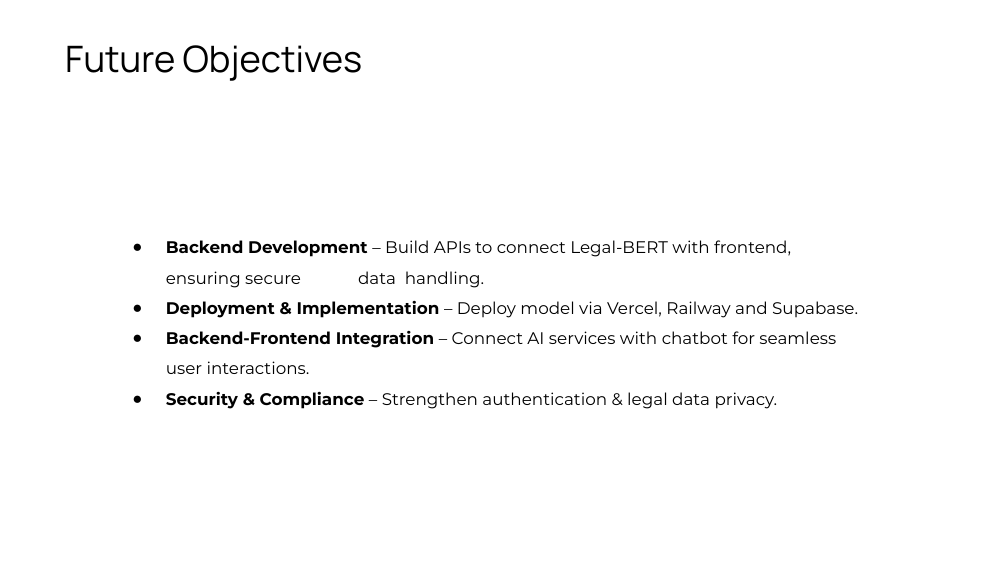
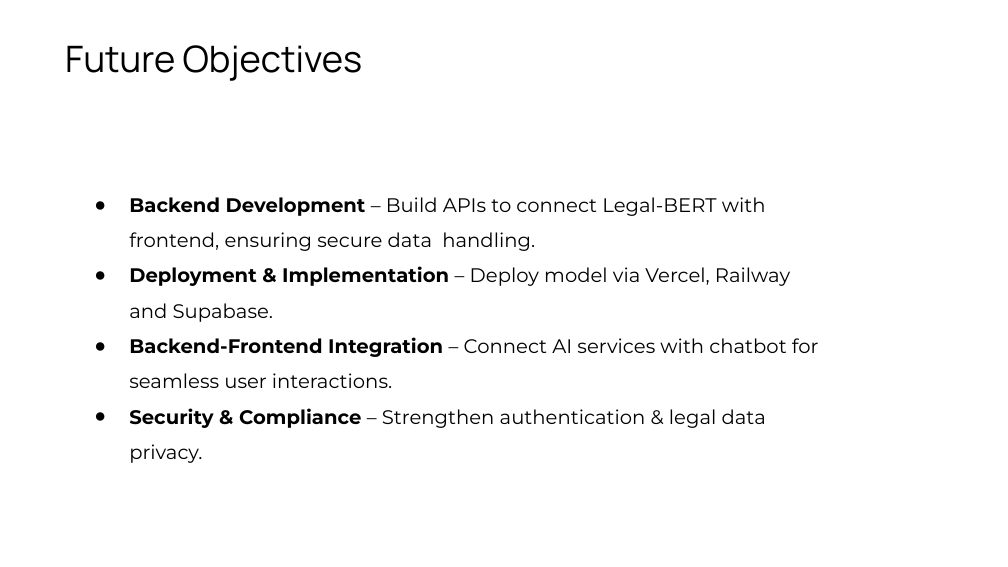
Before and after one commit to CMPN-CODECELL/Syrus2025_OpenInnovation_AIDIDMYCODE, a slide deck: slide 7 of PPT_AIDIDMYCODE_C1.pptx. Drawn at 1008x567 pixels with LibreOffice and Linux fonts; fonts in the diff are those of the drawing; background and template pictures are left out. Boxes give left, top, right and bottom in pixels: in the first picture for what was removed or moved away, otherwise in the second. Text is boxed around its words. In the diff, an @@ line names an element or a change of style, - is before the commit and + after.

```diff
--- a/PPT_AIDIDMYCODE_C1.pptx
+++ b/PPT_AIDIDMYCODE_C1.pptx
@@ text "Backend Development – Build APIs ...": place and size @@
-text "Backend Development – Build APIs ..." at (166, 240, 858, 409)
+text "Backend Development – Build APIs ..." at (129, 197, 819, 463)
@@ text "Backend Development – Build APIs ..." at (129, 197, 819, 463): size 12 to 14 pt; indent changed @@
```
Also in this commit, not shown: 3 other slides changed.
